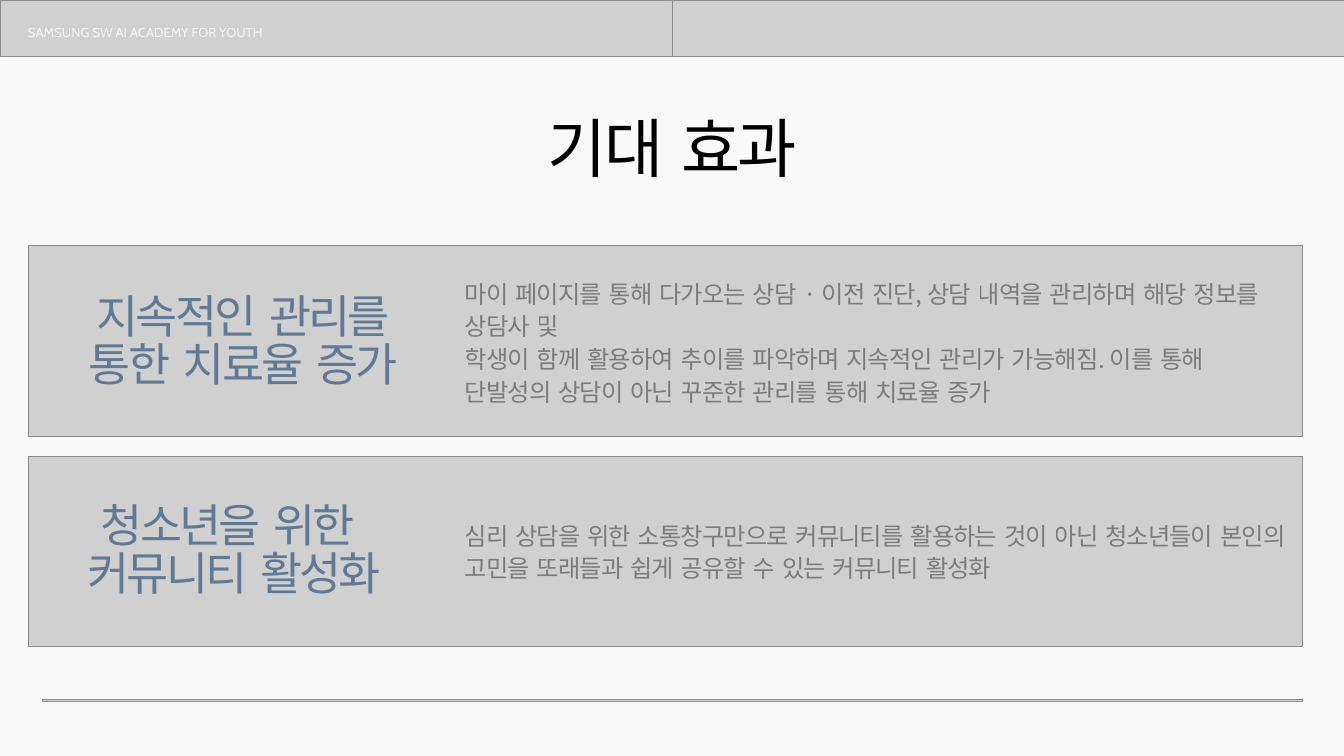
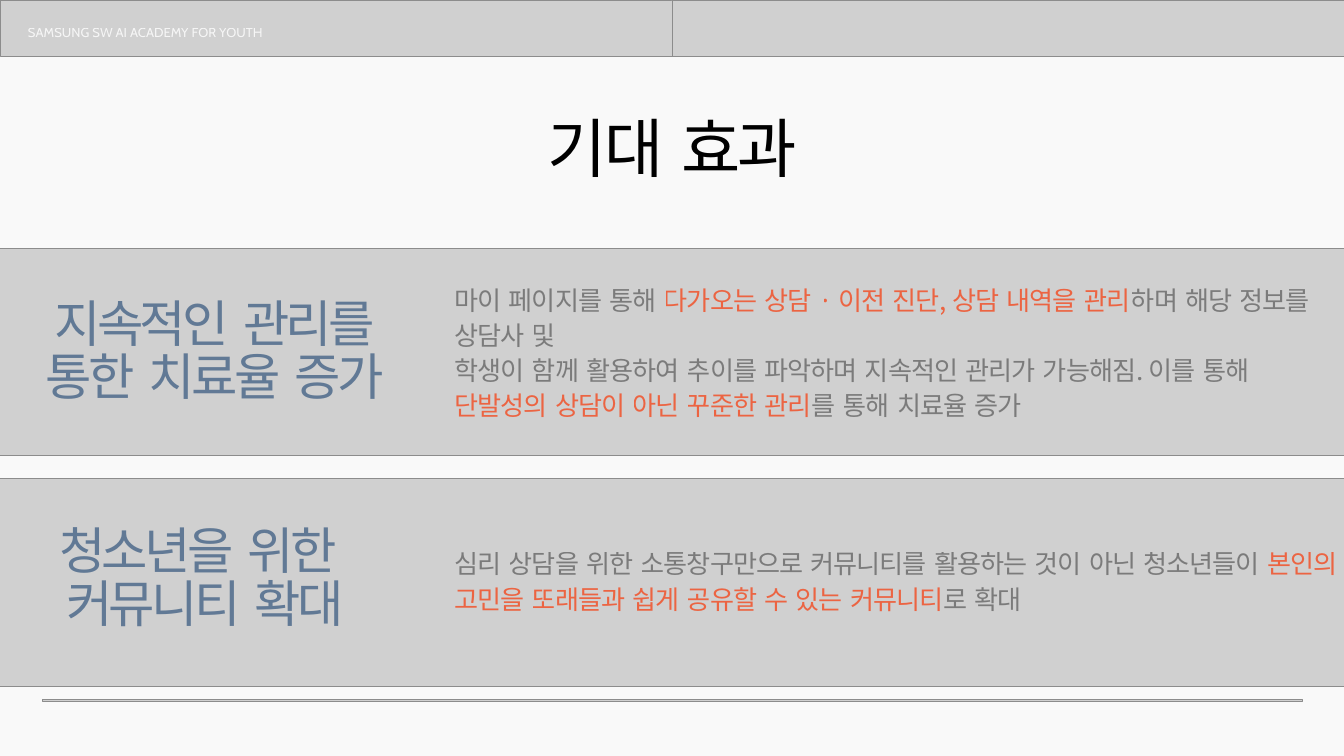
Before and after one commit to seok0205/MaumCanvas, a slide deck: slide 26 of docs/13기_공통PJT_중간발표_E108_마음캔버스.pptx (slide 22 before the commit). Drawn at 1344x756 pixels with LibreOffice and Linux fonts; fonts in the diff are those of the drawing; grey boxes stand for pictures; background and template pictures are left out. Boxes give left, top, right and bottom in pixels: in the first picture for what was removed or moved away, otherwise in the second. Text is boxed around its words. In the diff, an @@ line names an element or a change of style, - is before the commit and + after.

```diff
--- a/docs/13기_공통PJT_중간발표_E108_마음캔버스.pptx
+++ b/docs/13기_공통PJT_중간발표_E108_마음캔버스.pptx
@@ picture: place and size @@
-picture at box(28, 245, 1302, 435)
+picture at box(0, 248, 1344, 455)
@@ text "지속적인 관리를 통한 치료율 증가": place and size @@
-text "지속적인 관리를 통한 치료율 증가" at box(89, 295, 397, 385)
+text "지속적인 관리를 통한 치료율 증가" at box(46, 300, 384, 399)
@@ text "지속적인 관리를 통한 치료율 증가" at box(46, 300, 384, 399): size 49 to 54 pt, letter spacing -3 to -4 pt @@
@@ text "마이 페이지를 통해 다가오는 상담 ...": place and size @@
-text "마이 페이지를 통해 다가오는 상담 ..." at box(465, 283, 1259, 403)
+text "마이 페이지를 통해 다가오는 상담 ..." at box(454, 288, 1310, 417)
@@ text "마이 페이지를 통해 다가오는 상담 ..." at box(454, 288, 1310, 417): size 26 to 28 pt; text colour #545454 at 67% opacity to #FA3200 at 67% opacity in "다가오는 상담 · 이전 진단, 상담 내역을 ...", "단발성의 상담이 아닌 꾸준한 관리를" @@
@@ picture: place and size @@
-picture at box(28, 456, 1302, 646)
+picture at box(0, 478, 1344, 685)
@@ text "청소년을 위한": place and size @@
-text "청소년을 위한" at box(88, 504, 381, 594)
+text "청소년을 위한" at box(59, 527, 344, 626)
@@ text at box(59, 527, 336, 582): size 49 to 54 pt, letter spacing -3 to -4 pt in "청소년을 위한" @@
@@ text at box(454, 552, 1337, 611): text changed; size 26 to 28 pt @@
-심리 상담을 위한 소통창구만으로 커뮤니티를 활용하는 것이 아닌 청소년들이 본인의 고민을 또래들과 쉽게 공유할 수 있는 커뮤니티 활성화
+심리 상담을 위한 소통창구만으로 커뮤니티를 활용하는 것이 아닌 청소년들이 본인의 고민을 또래들과 쉽게 공유할 수 있는 커뮤니티로 확대
@@ text at box(66, 571, 344, 626): text changed; size 49 to 54 pt @@
-커뮤니티 활성화
+커뮤니티 확대
```
Also in this commit, not shown: 17 other slides changed, 5 slides added, 1 slide removed.
